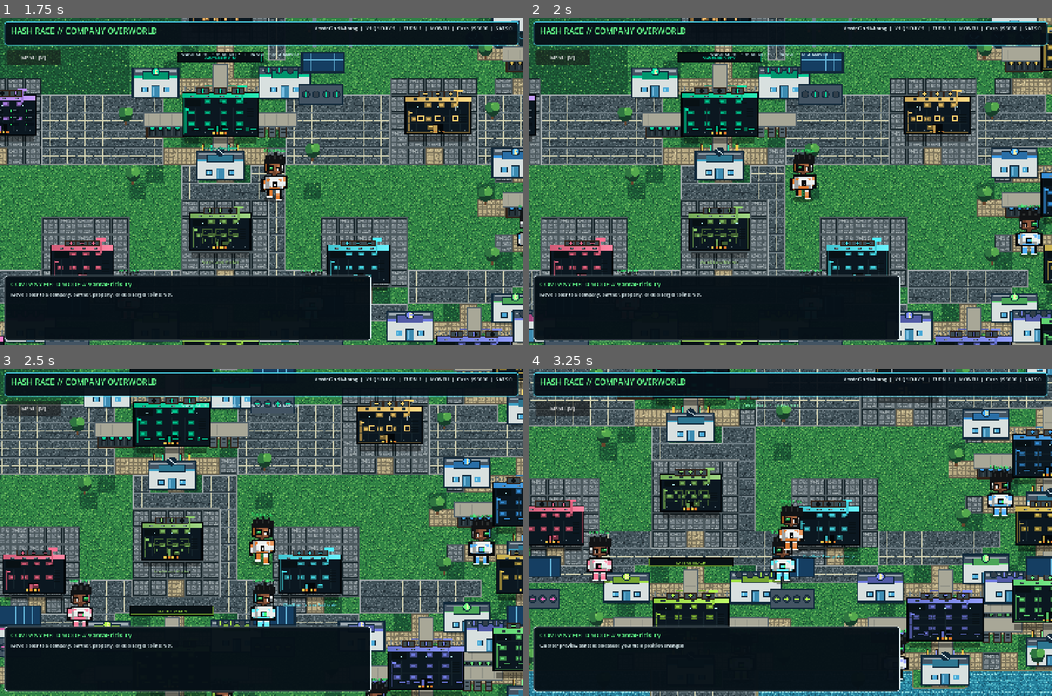
Above: before the commit, frames 1-4 (two rows, left to right).
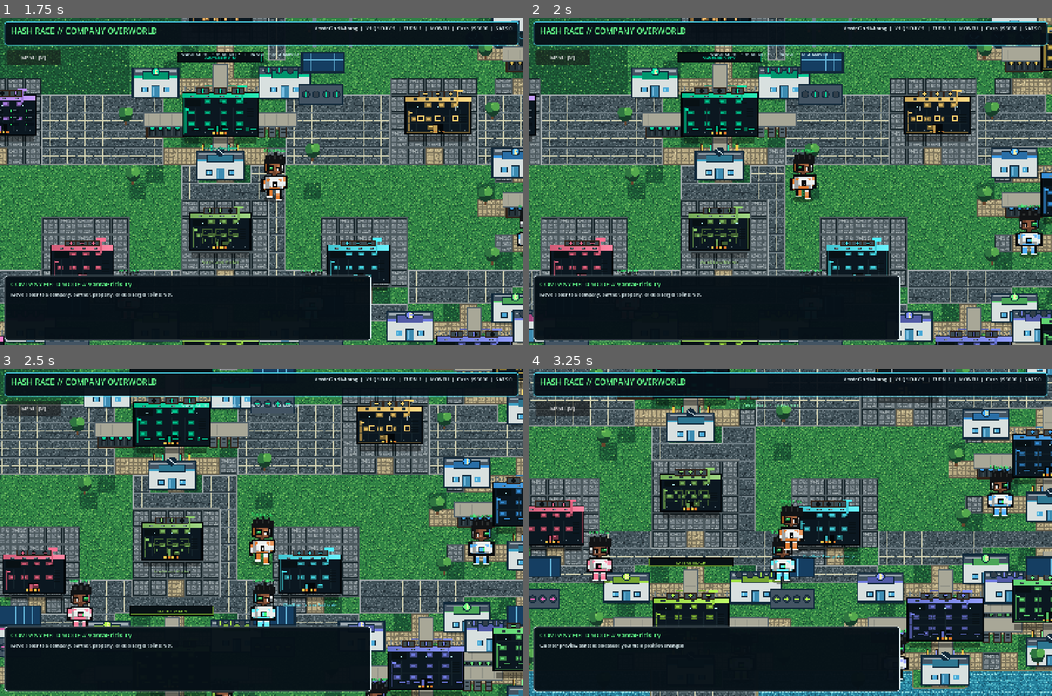
Above: after the commit, the same moments.

Repository: 1freetech/HashRace
Game: Godot game, scene res://scenes/campaign_setup.tscn
The game is run twice, just before and just after one commit, with the same random seed, the same clock (stepped at 60 frames per second) and the same inputs.
Inputs (mouse positions are in pixels of both pictures, inside the frame that each line leads up to):
- Up to frame 1 (1.75 s): click "START MINING RACE" at 0.5 s; tap Enter at 1.25 s; move the mouse to (376, 165) at 1.27 s; hold D from 1.28 s (still down); tap E at 1.35 s; click (376, 165) at 1.42 s; tap Space at 1.52 s
- Up to frame 2 (2 s): keep holding D
- Up to frame 3 (2.5 s): move the mouse to (156, 548) at 2.02 s; release D at 2.03 s; hold S from 2.03 s (still down); tap Enter at 2.1 s; tap Space at 2.27 s
- Up to frame 4 (3.25 s): move the mouse to (842, 460) at 2.77 s; release S at 2.78 s; hold D from 2.78 s (still down); tap Q at 2.85 s

Frame 1 is identical in both runs. In frame 2, 0.4% of the frame differs, in the area x 95-100%, y 69-84%; in frame 3, 0.9%; in frame 4, 1.2%, in the area x 89-100%, y 40-56%.

Commit message:
v0.053 enforce 300px building spacing

Diff:
--- a/Godot/scripts/building_placer.gd
+++ b/Godot/scripts/building_placer.gd
@@ -22,7 +22,7 @@
     Vector2(520.0, 1390.0),
     Vector2(1120.0, 1390.0),
     Vector2(1880.0, 1390.0),
-    Vector2(2480.0, 1390.0)
+    Vector2(2740.0, 1390.0)
 ]
 
 const RIVAL_POSITIONS: Array[Vector2] = [
